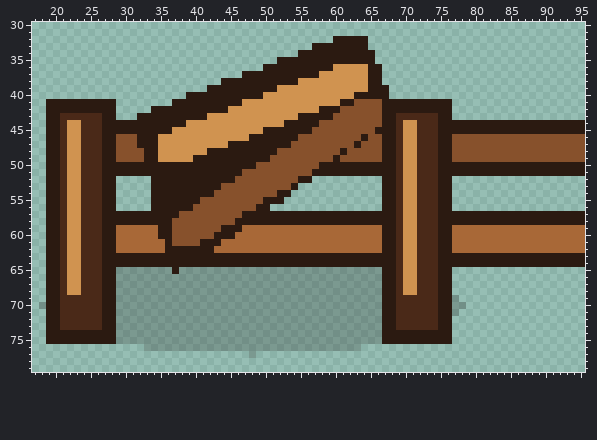
Two versions of one pixel-art file, assets/source/aseprite/objects/placeables_96/gate_open_end-right_96.aseprite. Above is the file before it was changed.
96x96 pixels, 1 frame. Shown: x 17..95, y 30..79.
Once edited:
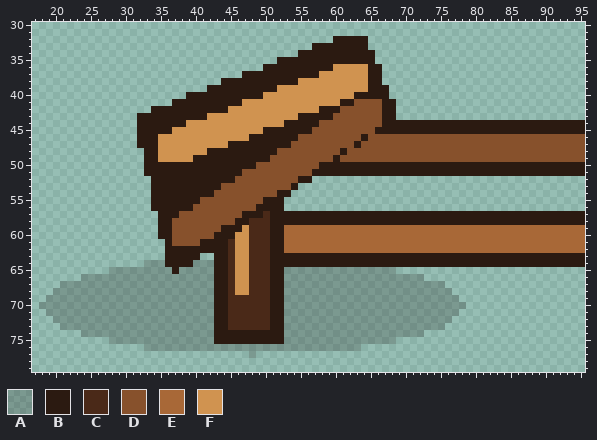
Palette (. is transparent): A #1b120d37  B #2b1a11  C #4a2918  D #87512c  E #a86837  F #d09350
The edit:
Changed rows in their new state; - is an unchanged pixel.
first column x 19:
41 ..........----------------------------------------........
42 ..........----------------------------------------........
43 ..........----------------------------------------........
44 .............-------------------------------------BBBBBB--
45 .............-------------------------------------BBBBBB--
46 .............-----------------------------------DDDDDDDDDD
47 .............-----------------------------------DDDDDDDDDD
48 ..............----------------------------------DDDDDDDDDD
49 ..............----------------------------------DDDDDDDDDD
50 ..............------------------------------------BBBBBB--
51 ..............------------------------------------BBBBBB--
52 ..........--------------------------------------..........
53 ..........--------------------------------------..........
54 ..........--------------------------------------..........
55 ..........--------------------------------------..........
56 ..........----------------------BB--------------..........
57 ................---------------C------------------BBBBBB--
58 ................-------------CCC------------------BBBBBB--
59 ................------------FCCCBB--------------EEEEEEEEEE
60 ................-----------FFCCCBB--------------EEEEEEEEEE
61 .................--------BCFFCCCBB--------------EEEEEEEEEE
62 .................-------BBCFFCCCBB--------------EEEEEEEEEE
63 .................-----..--CFFCCC------------------BBBBBB--
64 ..............AAA----AAA--CFFCCC------------------BBBBBB--
65 .........A--------------BBCFFCCCBB--------------AA........
66 .....AAAAA--------------BBCFFCCCBB--------------AAAAAA....
67 ..AAAAAAAA--------------BBCFFCCCBB--------------AAAAAAAAA.
68 .AAAAAAAAA--------------BBCFFCCCBB--------------AAAAAAAAAA
69 AAAAAAAAAA--------------BBCCCCCCBB--------------AAAAAAAAAA
70 AAAAAAAAAA--------------BBCCCCCCBB--------------AAAAAAAAAA
71 AAAAAAAAAA--------------BBCCCCCCBB--------------AAAAAAAAAA
72 .AAAAAAAAA--------------BBCCCCCCBB--------------AAAAAAAAAA
73 ..AAAAAAAA--------------BBCCCCCCBB--------------AAAAAAAAA.
74 .....AAAAA--------------BBBBBBBBBB--------------AAAAAA....
75 .........A--------------BBBBBBBBBB--------------AA........
